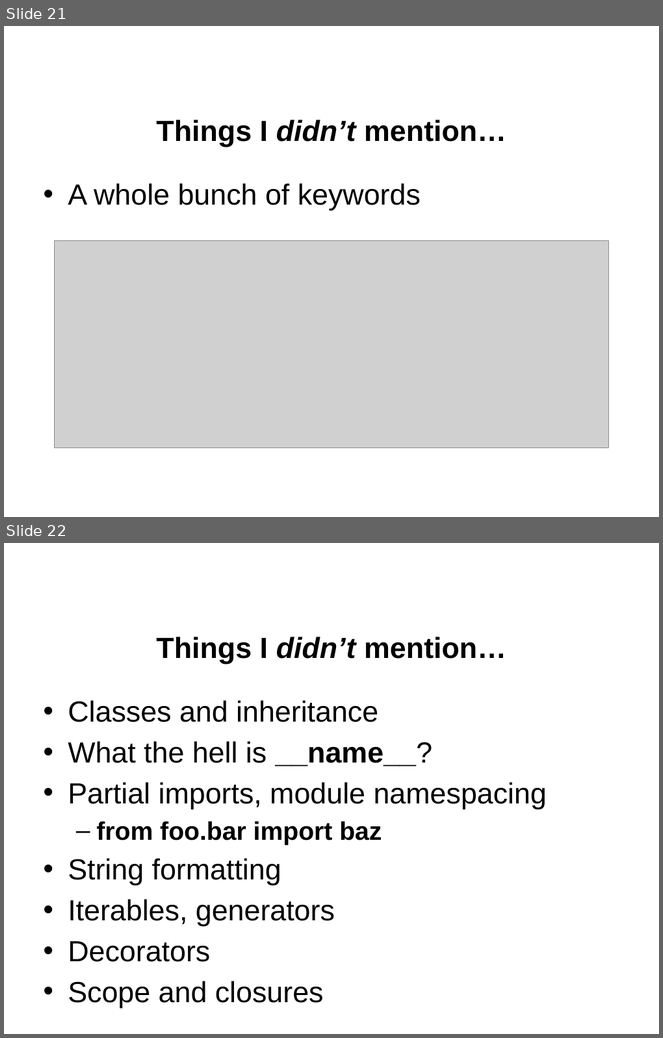
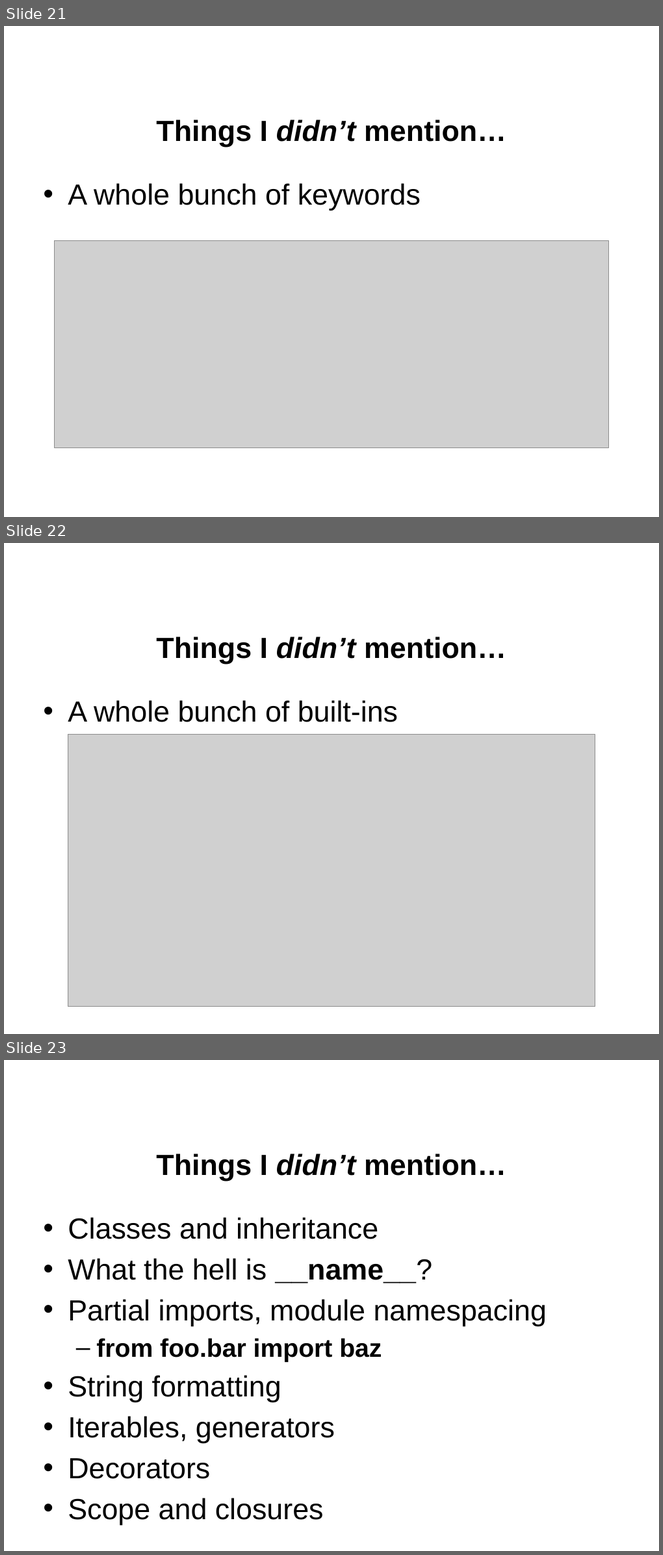
Before and after one commit to jgerity/talks, a slide deck: 2016/computing_workgroup/intro-to-python/intro-to-python.pptx. Shown one above the other, each under a label of ours: slides 21 and 22 before the commit, slides 21, 22 and 23 after it. The pictures are 663x1038 and 663x1555 pixels, drawn with LibreOffice and Linux fonts; fonts in the diff are those of the drawing; grey boxes stand for pictures; background and template pictures are left out. Boxes give left, top, right and bottom in pixels: in the first picture for what was removed or moved away, otherwise in the second. Text is boxed around its words. In the diff, an @@ line names an element or a change of style, - is before the commit and + after.

Commit message:
Added built-in functions slide

```diff
--- a/2016/computing_workgroup/intro-to-python/intro-to-python.pptx
+++ b/2016/computing_workgroup/intro-to-python/intro-to-python.pptx
@@ slide 22 added at [4,543,659,1034], background picture (left out) @@
@@ title added at [156,637,506,664], 32 pt, text #000000, bold @@
+Things I didn’t mention…
@@ text added at [68,700,398,722], 32 pt, text #000000 @@
+• A whole bunch of built-ins
@@ picture added at [68,734,595,1007] @@
@@ what was slide 22 is now slide 23 @@
```
Also in this commit, not shown: 1 slide changed.
